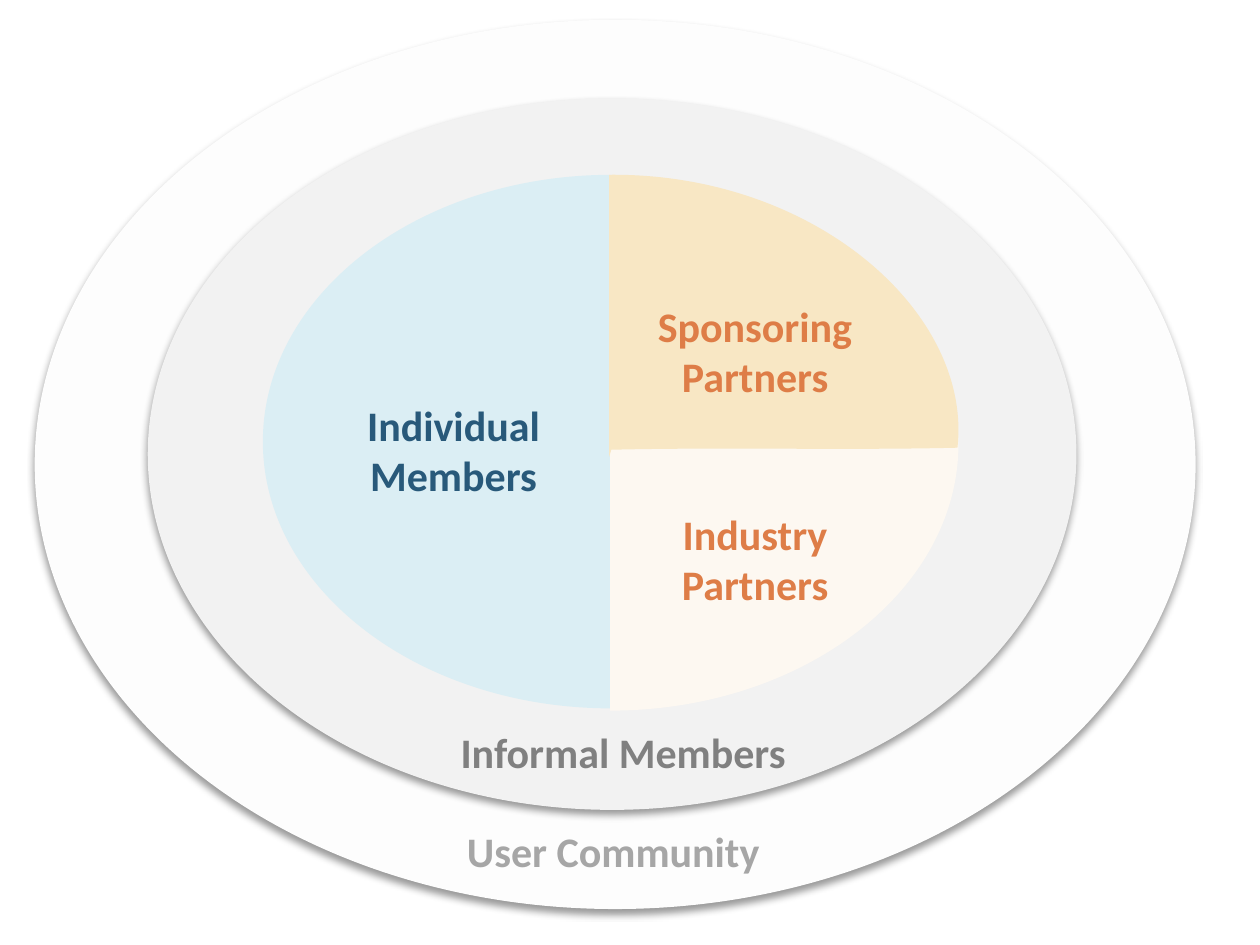
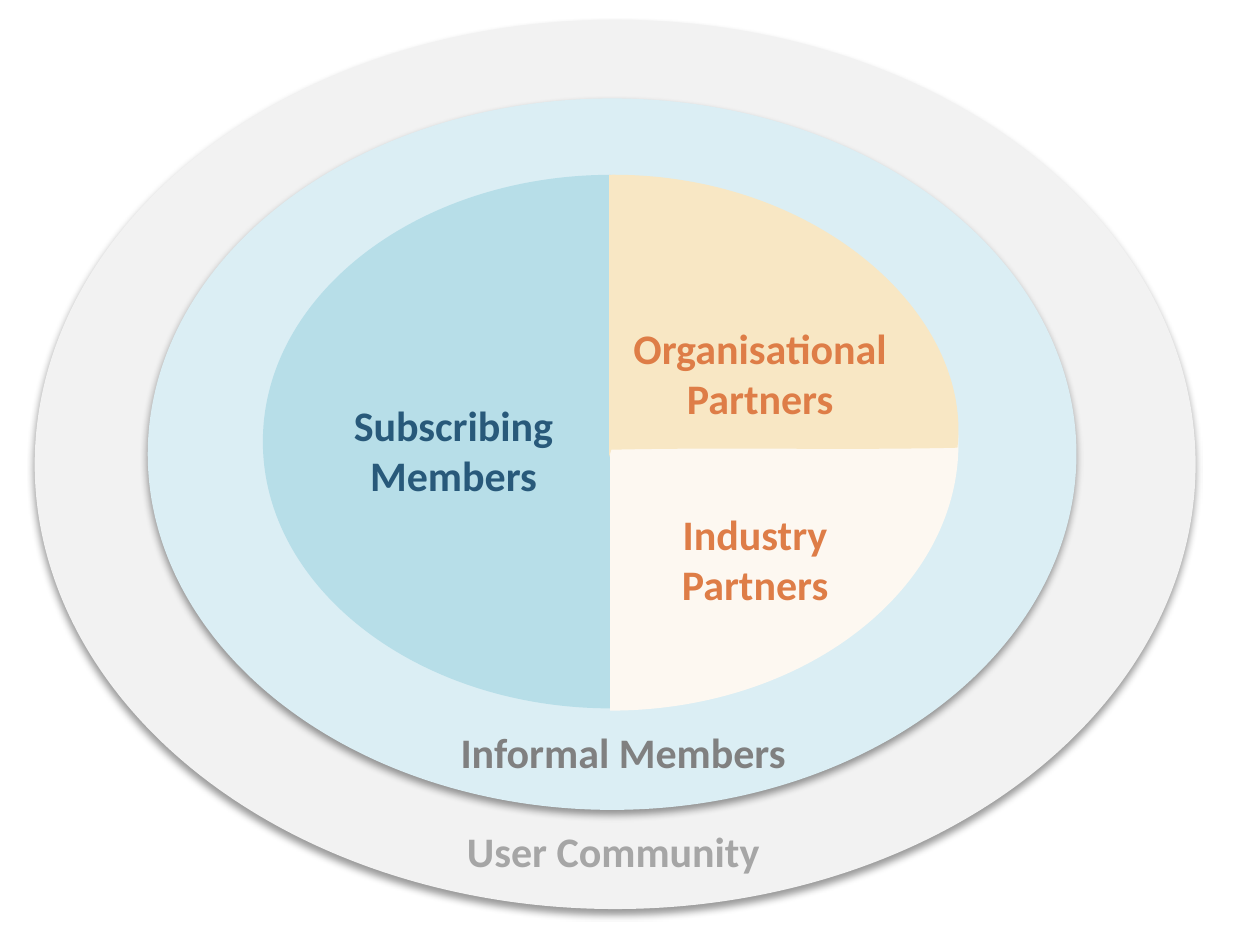
Before and after one commit to openEHR/openehr-website-php, a slide deck: slide 2 of files/openEHR_diagrams_sources.pptx. Drawn at 1260x945 pixels with LibreOffice and Linux fonts; fonts in the diff are those of the drawing. Boxes give left, top, right and bottom in pixels: in the first picture for what was removed or moved away, otherwise in the second. Text is boxed around its words. In the diff, an @@ line names an element or a change of style, - is before the commit and + after.

Commit message:
Add org members page; update About/membership page.

```diff
--- a/files/openEHR_diagrams_sources.pptx
+++ b/files/openEHR_diagrams_sources.pptx
@@ ellipse at (x1=35, y1=20, x2=1196, y2=910): fill #FDFDFD to #F2F2F2 @@
@@ ellipse at (x1=147, y1=98, x2=1076, y2=810): fill #F2F2F2 to #DBEEF4 @@
@@ freeform shape at (x1=263, y1=175, x2=611, y2=708): fill #DBEEF4 to #B7DEE8 @@
@@ text "Organisational" moved from (x1=658, y1=312, x2=852, y2=392) to (x1=633, y1=334, x2=886, y2=414) @@
@@ text at (x1=633, y1=334, x2=886, y2=371): text changed @@
-Sponsoring
+Organisational
@@ text at (x1=354, y1=411, x2=553, y2=492): text changed @@
-Individual Members
+Subscribing Members
```
Also in this commit, not shown: 7 other files.
